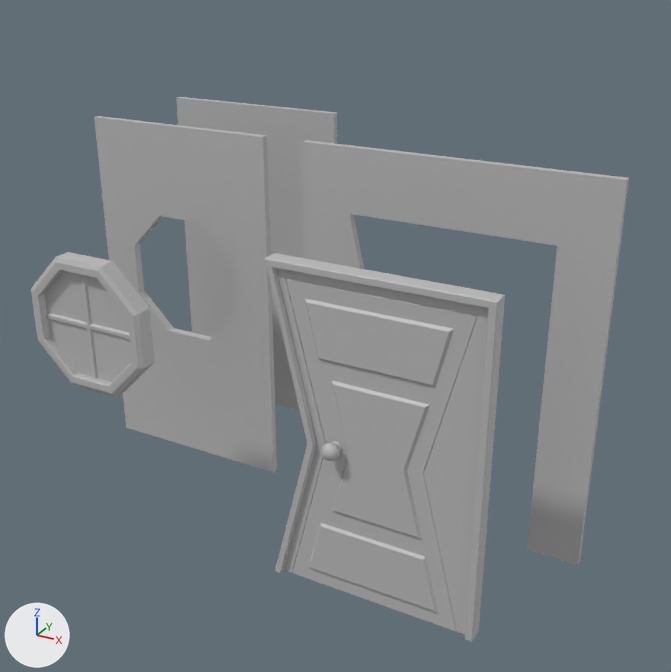
The FBX model Assets/04_Models/Chambre_Fille/Porte_Fenetre_Murs.fbx as it was, and as the next commit left it.
Both versions are drawn from a camera (50 mm lens) standing at (2.4, 0.04, 3.72) and looking at (-0.3, 4.96, 1.26). Every picture has the same lights, and +X, +Y and +Z are marked at lower left. Where no turn or scale is listed for an object, it has been applied to the vertices.

The first picture shows 'Encadrement_Porte_Chambre', 'Fenetre', 'Mur_Coin', 'Mur_Fenetre_Chambre', 'Mur_Porte_Chambre', 'Porte_Chambre', 'Vitre_1', 'Vitre_2', 'Vitre_3', 'Vitre_4'.
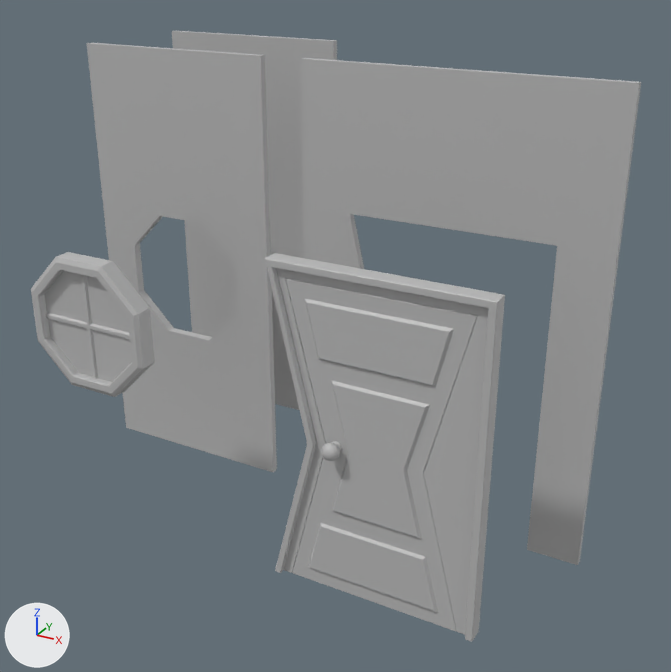
Boxes [x1, y1, x2, y2] around the edits, measured in the pictures (671 x 672 px):
'Mur_Porte_Chambre', reshaped (19% taller)
    before: [302, 140, 629, 565]
    after: [301, 58, 641, 565]
'Mur_Fenetre_Chambre', reshaped (20% taller)
    before: [94, 116, 277, 472]
    after: [87, 43, 277, 472]
'Mur_Coin', mesh rescaled (21% taller)
    before: [176, 97, 337, 410]
    after: [172, 31, 337, 410]

The change in detail:
me_mesh_008 has 24 vertices, 20 faces and spans x -0.71..0.71, y -0.03..0.04, z 0.0..2.5.
me_mesh_008 is used by ob_mur_fenetre_chambre; location (-1.585, 5.065, 0.0).
Before the commit, vertices of me_mesh_008: 3 (0.71, 0.02, 2.5) at pixel (267, 135), 5 (0.71, -0.03, 2.5) at pixel (262, 136), 6 (-0.71, 0.03, 2.5) at pixel (99, 115), 7 (-0.71, -0.02, 2.5) at pixel (94, 117).
Part 3, on me_mesh_008:
Vertices 3, 5, 6, 7 of me_mesh_008 move by (0.0, 0.0, 0.5).
me_mesh_007 has 20 vertices, 14 faces and spans x -1.0..1.0, y -0.02..0.03, z 0.0..2.5.
me_mesh_007 is used by ob_mur_porte_chambre; location (0.415, 5.065, 0.0).
Before the commit, vertices of me_mesh_007: 2 (1.0, -0.02, 2.5) at pixel (626, 179), 5 (-1.0, -0.02, 2.5) at pixel (302, 141), 8 (1.0, 0.03, 2.5) at pixel (629, 177), 9 (-1.0, 0.03, 2.5) at pixel (306, 140).
Part 1, on me_mesh_007:
Vertices 2, 5, 8, 9 of me_mesh_007 move by (0.0, 0.0, 0.5).
me_mesh_009 has 8 vertices, 5 faces and spans x -0.71..0.71, y -0.03..0.03, z 0.0..2.5.
me_mesh_009 is used by ob_mur_coin; location (-1.585, 6.0, 0.0).
me_mesh_009 part 2: the whole mesh is scaled about the mesh origin by (1, 1, 1.2).
